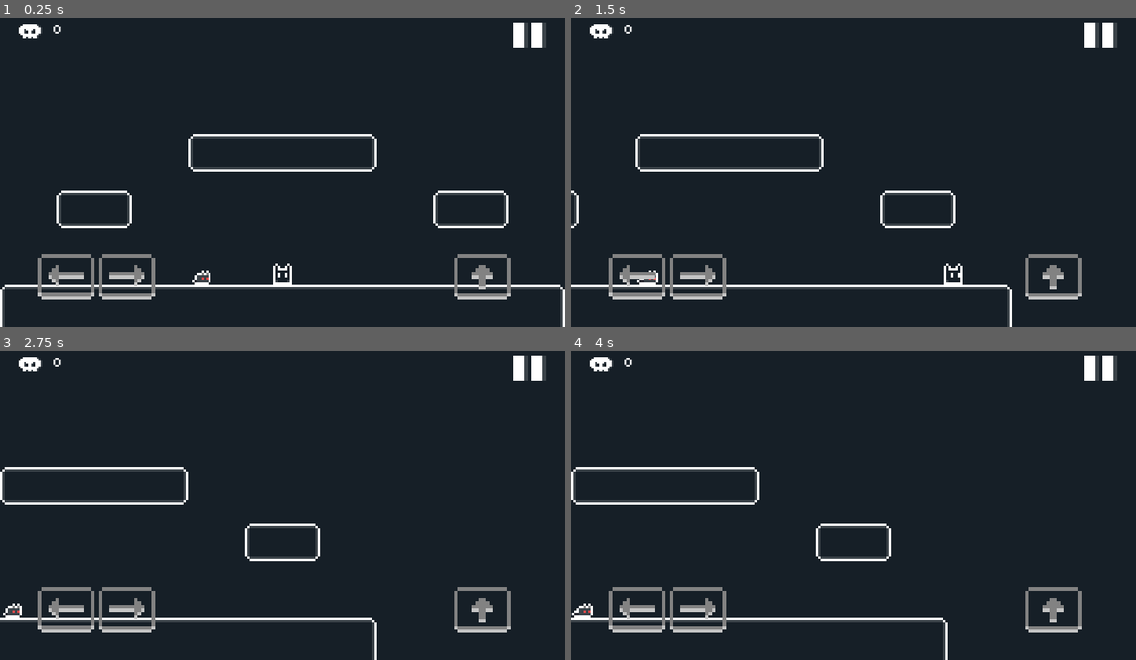
Above: before the commit, frames 1-4 (two rows, left to right).
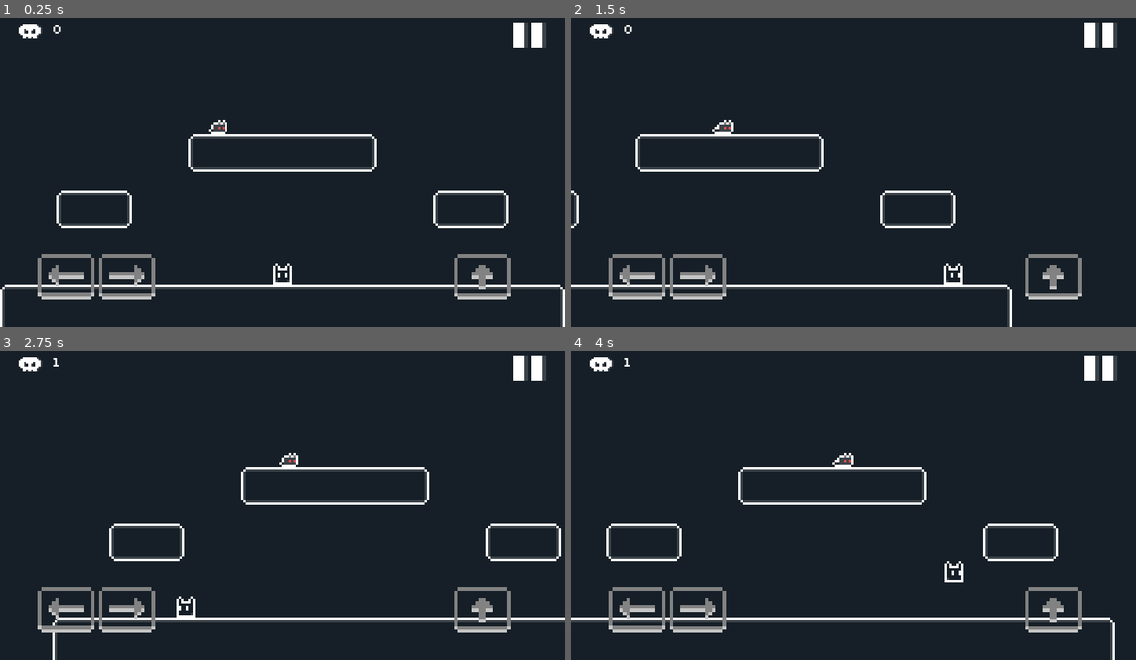
Above: after the commit, the same moments.

Repository: adityarahmanda/RabvantureGodot
Game: Godot game, scene res://Scenes/Game.tscn
Same seed, same stepped clock (60 frames per second), same inputs: the game is played once before the commit and once after it.
Inputs:
- Up to frame 1 (0.25 s): no input
- Up to frame 2 (1.5 s): hold Right (ui_right) from 0.53 s (still down); tap Space (ui_select) at 0.77 s
- Up to frame 3 (2.75 s): tap Space (ui_select) at 1.52 s; release Right (ui_right) at 2.03 s; hold Left (ui_left) from 2.03 s (still down)
- Up to frame 4 (4 s): release Left (ui_left) at 2.78 s; hold Right (ui_right) from 2.78 s (still down); tap Space (ui_select) at 3.02, 3.77 s

The runs differ from the first frame. In frame 1, 0.2% of the frame differs, in the area x 34-41%, y 32-87%; in frame 2, 0.2%; in frame 3, 5.0%, in the area x 0-100%, y 2-100%; in frame 4, 4.7%.

Commit message:
implement rat enemy

Diff:
--- a/Components/Entities/EnemyRat.tscn
+++ b/Components/Entities/EnemyRat.tscn
@@ -4,8 +4,23 @@
 [ext_resource type="Texture2D" uid="uid://dhw1s1dvbani0" path="res://Sprites/Rat.png" id="2_l0uqs"]
 [ext_resource type="Script" path="res://Scripts/Obstacle/Area2DObstacle.gd" id="3_kvbr8"]
 
+[sub_resource type="Animation" id="Animation_ei878"]
+length = 0.001
+tracks/0/type = "value"
+tracks/0/imported = false
+tracks/0/enabled = true
+tracks/0/path = NodePath("Sprite2D:frame")
+tracks/0/interp = 1
+tracks/0/loop_wrap = true
+tracks/0/keys = {
+"times": PackedFloat32Array(0),
+"transitions": PackedFloat32Array(1),
+"update": 1,
+"values": [0]
+}
+
 [sub_resource type="Animation" id="Animation_xvcas"]
-resource_name = "Idle"
+resource_name = "Walk"
 length = 0.5
 loop_mode = 1
 step = 0.05
@@ -22,25 +37,10 @@
 "values": [0, 1]
 }
 
-[sub_resource type="Animation" id="Animation_ei878"]
-length = 0.001
-tracks/0/type = "value"
-tracks/0/imported = false
-tracks/0/enabled = true
-tracks/0/path = NodePath("Sprite2D:frame")
-tracks/0/interp = 1
-tracks/0/loop_wrap = true
-tracks/0/keys = {
-"times": PackedFloat32Array(0),
-"transitions": PackedFloat32Array(1),
-"update": 1,
-"values": [0]
-}
-
 [sub_resource type="AnimationLibrary" id="AnimationLibrary_u8iwk"]
 _data = {
-"Idle": SubResource("Animation_xvcas"),
-"RESET": SubResource("Animation_ei878")
+"RESET": SubResource("Animation_ei878"),
+"Walk": SubResource("Animation_xvcas")
 }
 
 [sub_resource type="RectangleShape2D" id="RectangleShape2D_syfhm"]
--- a/Scenes/Game.tscn
+++ b/Scenes/Game.tscn
@@ -1,16 +1,27 @@
-[gd_scene load_steps=7 format=3 uid="uid://0r8n88s6vpf"]
+[gd_scene load_steps=9 format=3 uid="uid://0r8n88s6vpf"]
 
 [ext_resource type="Script" path="res://Scripts/_Core/GameManager.gd" id="1_a6ent"]
+[ext_resource type="Script" path="res://Scripts/Services/LevelSetup.gd" id="2_d7xif"]
 [ext_resource type="PackedScene" uid="uid://cn8jvk4udikk5" path="res://Scenes/WorldTest.tscn" id="2_kj4xq"]
 [ext_resource type="Script" path="res://Scripts/_Core/GameCamera.gd" id="3_lbwio"]
 [ext_resource type="PackedScene" uid="uid://do70gvk84lf4u" path="res://Components/UI/MainCanvas.tscn" id="3_pp1ww"]
 [ext_resource type="PackedScene" uid="uid://8dxu3a8poib7" path="res://Components/Entities/Player.tscn" id="3_qlgy4"]
 [ext_resource type="PackedScene" uid="uid://d0vxcbdepsvch" path="res://Components/Entities/EnemyRat.tscn" id="4_wt5pl"]
 
+[sub_resource type="Curve2D" id="Curve2D_8ba41"]
+_data = {
+"points": PackedVector2Array(-66, 0, 66, 0, 0, 0, 0, 0, 0, 0, 66, 0)
+}
+point_count = 2
+
 [node name="Game" type="Node2D"]
 script = ExtResource("1_a6ent")
+metadata/_edit_horizontal_guides_ = [30.0]
 
-[node name="MainCamera" type="Camera2D" parent="."]
+[node name="Services" type="Node2D" parent="."]
+unique_name_in_owner = true
+
+[node name="MainCamera" type="Camera2D" parent="Services"]
 offset = Vector2(0, -20)
 process_callback = 0
 limit_left = -200
@@ -26,7 +37,11 @@
 editor_draw_drag_margin = true
 script = ExtResource("3_lbwio")
 
-[node name="MainCanvas" parent="." instance=ExtResource("3_pp1ww")]
+[node name="MainCanvas" parent="Services" instance=ExtResource("3_pp1ww")]
+
+[node name="LevelSetup" type="Node2D" parent="Services"]
+script = ExtResource("2_d7xif")
+pit_y_level = 30
 
 [node name="World" parent="." instance=ExtResource("2_kj4xq")]
 
@@ -34,4 +49,9 @@
 position = Vector2(0, -24)
 
 [node name="EnemyRat" parent="." instance=ExtResource("4_wt5pl")]
-position = Vector2(-35, -11)
+position = Vector2(-33, -75)
+floor_stop_on_slope = false
+speed = 20.0
+
+[node name="Path2D" type="Path2D" parent="EnemyRat"]
+curve = SubResource("Curve2D_8ba41")
--- a/Scripts/Enemy/EnemyRatEntity.gd
+++ b/Scripts/Enemy/EnemyRatEntity.gd
@@ -1,8 +1,37 @@
 class_name EnemyRatEntity
 extends Entity
 
+@onready var path_2d : Path2D = $Path2D
+@onready var sprite_2d : Sprite2D = $Sprite2D
+
+var init_pos : Vector2
+var end_pos : Vector2
+var is_facing_right := true
+
 func _ready() -> void:
-	$AnimationPlayer.play("Idle")
+	init_pos = path_2d.curve.get_point_position(0) + position
+	end_pos = path_2d.curve.get_point_position(1) + position
 
-func _physics_process(_delta) -> void:
+func _physics_process(delta):
+	handle_movement(delta)
+	handle_facing()
+	handle_animation()
+
+func handle_movement(delta):
+	if(position.x <= init_pos.x):
+		velocity.x = speed
+		is_facing_right = true
+	elif (position.x >= end_pos.x):
+		velocity.x = -speed
+		is_facing_right = false
+
 	move_and_slide()
+
+func handle_facing() -> void:
+	if is_facing_right:
+		sprite_2d.scale.x = 1
+	else:
+		sprite_2d.scale.x = -1
+
+func handle_animation() -> void:
+	$AnimationPlayer.play("Walk")
--- a/Scripts/Player/PlayerEntity.gd
+++ b/Scripts/Player/PlayerEntity.gd
@@ -1,5 +1,8 @@
 class_name PlayerEntity
 extends Entity
+
+@onready var level_setup : LevelSetup = %Services/LevelSetup
+@onready var sprite_2d : Sprite2D = $Sprite2D
 
 @export var min_jump_velocity := 150.0
 @export var max_jump_velocity := 300.0
@@ -20,6 +23,7 @@
 func _physics_process(delta) -> void:
 	handle_movement(delta)
 	handle_facing()
+	handle_fall_into_pit()
 
 func handle_movement(delta) -> void:
 	# Handle Jump
@@ -63,9 +67,13 @@
 
 func handle_facing() -> void:
 	if direction > 0:
-		$Sprite2D.scale.x = 1
+		sprite_2d.scale.x = 1
 	elif direction < 0:
-		$Sprite2D.scale.x = -1
+		sprite_2d.scale.x = -1
+
+func handle_fall_into_pit() -> void:
+	if position.y > level_setup.pit_y_level:
+		die()
 
 func die() -> void:
 	emit_signal("on_dead")
--- /dev/null
+++ b/Scripts/Services/LevelSetup.gd
@@ -0,0 +1,4 @@
+extends Node2D
+class_name LevelSetup
+
+@export var pit_y_level = 0
--- a/Scripts/_Core/GameManager.gd
+++ b/Scripts/_Core/GameManager.gd
@@ -1,7 +1,8 @@
 extends Node2D
+class_name GameManager
 
 @onready var player : PlayerEntity = $Player
-@onready var main_camera : GameCamera = $MainCamera
+@onready var main_camera : GameCamera = %Services/MainCamera
 
 func _ready() -> void:
 	SaveGame.load_json()
--- a/project.godot
+++ b/project.godot
@@ -51,6 +51,6 @@
 [rendering]
 
 textures/canvas_textures/default_texture_filter=0
-renderer/rendering_method="mobile"
+renderer/rendering_method="gl_compatibility"
 renderer/rendering_method.web="mobile"
 environment/defaults/default_clear_color=Color(0.0862745, 0.121569, 0.152941, 1)
